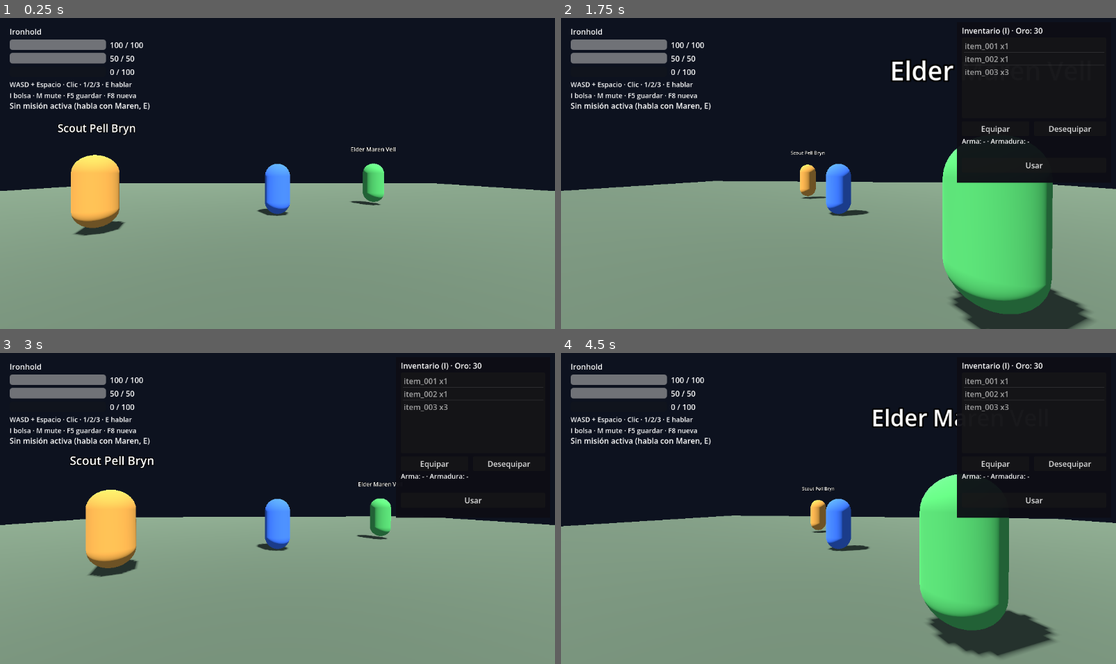
Above: before the commit, frames 1-4 (two rows, left to right).
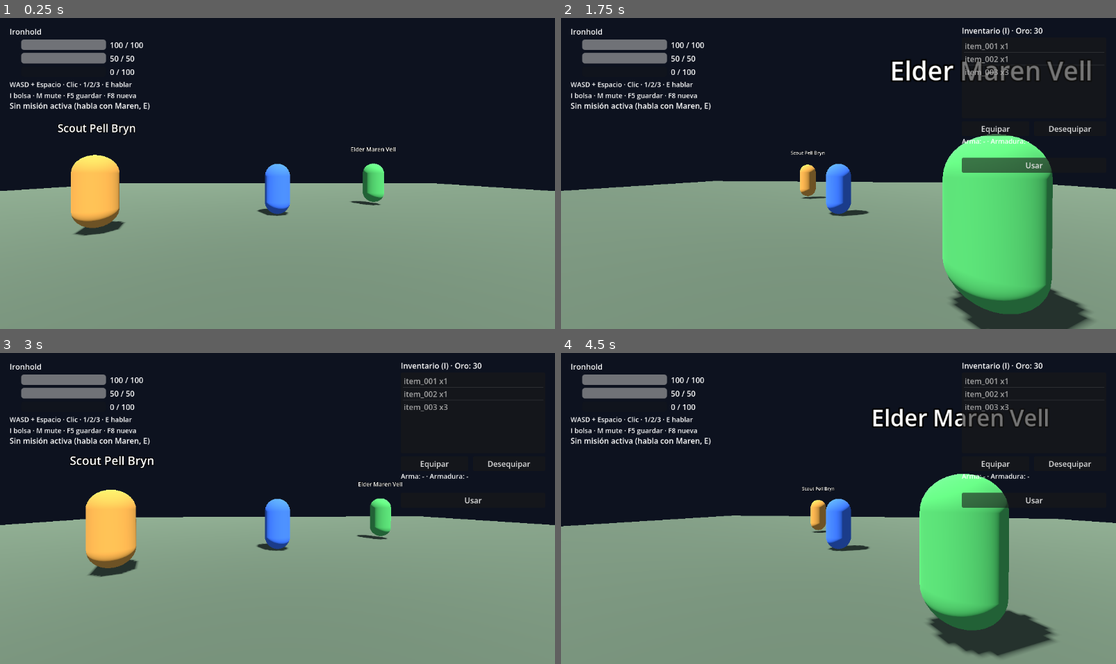
Above: after the commit, the same moments.

Repository: yojananyosef/flyff-reforged
Game: Godot game, scene res://scenes/main.tscn
Two runs of this game, one before a commit and one after it. Both use one fixed random seed, a clock stepped at 60 frames per second and the inputs below.
Inputs (mouse positions are in pixels of both pictures, inside the frame that each line leads up to):
- Up to frame 1 (0.25 s): no input
- Up to frame 2 (1.75 s): tap Enter at 0.5 s; move the mouse to (866, 170) at 0.52 s; hold W (move_forward) from 0.53 s (still down); tap M at 0.6 s; click (866, 170) at 0.67 s; tap Space (jump) at 0.77, 1.52 s; move the mouse to (810, 173) at 1.27 s; tap I at 1.35 s
- Up to frame 3 (3 s): move the mouse to (333, 440) at 2.02 s; release W (move_forward) at 2.03 s; hold D (move_right) 2.03-2.78 s; tap E at 2.1 s; move the mouse to (249, 570) at 2.77 s; hold W (move_forward) from 2.78 s (still down); tap 1 at 2.85 s; click (249, 570) at 2.92 s
- Up to frame 4 (4.5 s): tap Space (jump) at 3.02, 3.77 s; move the mouse to (1005, 555) at 3.52 s; release W (move_forward) at 3.53 s; hold A (move_left) from 3.53 s (still down); tap 2 at 3.6 s; move the mouse to (672, 461) at 4.27 s; tap 3 at 4.35 s

The runs differ from the first frame. In frame 1, 0.1% of the frame differs, in the area x 1-5%, y 6-15%; in frame 2, 3.0%, in the area x 1-96%, y 6-54%; in frame 3, 0.2%; in frame 4, 1.6%.

Commit message:
feat: texturas UI aethermere-uitex (skins ventana + orbes)

Diff:
--- a/godot_project/scenes/main.tscn
+++ b/godot_project/scenes/main.tscn
@@ -143,8 +143,16 @@
 offset_bottom = 30.0
 text = "Ironhold"
 
+[node name="HPOrb" type="TextureRect" parent="HUD/Panel"]
+offset_left = 8.0
+offset_top = 34.0
+offset_right = 28.0
+offset_bottom = 60.0
+expand_mode = 1
+stretch_mode = 5
+
 [node name="HPBar" type="ProgressBar" parent="HUD/Panel"]
-offset_left = 10.0
+offset_left = 34.0
 offset_top = 36.0
 offset_right = 210.0
 offset_bottom = 58.0
@@ -159,8 +167,16 @@
 offset_bottom = 58.0
 text = "100 / 100"
 
+[node name="MPOrb" type="TextureRect" parent="HUD/Panel"]
+offset_left = 8.0
+offset_top = 62.0
+offset_right = 28.0
+offset_bottom = 88.0
+expand_mode = 1
+stretch_mode = 5
+
 [node name="MPBar" type="ProgressBar" parent="HUD/Panel"]
-offset_left = 10.0
+offset_left = 34.0
 offset_top = 64.0
 offset_right = 210.0
 offset_bottom = 86.0
@@ -175,8 +191,16 @@
 offset_bottom = 86.0
 text = "50 / 50"
 
+[node name="EXPOrb" type="TextureRect" parent="HUD/Panel"]
+offset_left = 8.0
+offset_top = 90.0
+offset_right = 28.0
+offset_bottom = 116.0
+expand_mode = 1
+stretch_mode = 5
+
 [node name="EXPBar" type="ProgressBar" parent="HUD/Panel"]
-offset_left = 10.0
+offset_left = 34.0
 offset_top = 92.0
 offset_right = 210.0
 offset_bottom = 114.0
@@ -217,10 +241,13 @@
 offset_right = -10.0
 offset_bottom = 344.0
 
-[node name="Bg" type="ColorRect" parent="HUD/InventoryPanel"]
+[node name="Bg" type="NinePatchRect" parent="HUD/InventoryPanel"]
 anchor_right = 1.0
 anchor_bottom = 1.0
-color = Color(0.05, 0.05, 0.08, 0.95)
+patch_margin_left = 16.0
+patch_margin_top = 16.0
+patch_margin_right = 16.0
+patch_margin_bottom = 16.0
 
 [node name="Title" type="Label" parent="HUD/InventoryPanel"]
 offset_left = 10.0
@@ -280,10 +307,13 @@
 offset_right = 260.0
 offset_bottom = 140.0
 
-[node name="Bg" type="ColorRect" parent="DialogueLayer/Panel"]
+[node name="Bg" type="NinePatchRect" parent="DialogueLayer/Panel"]
 anchor_right = 1.0
 anchor_bottom = 1.0
-color = Color(0.05, 0.05, 0.08, 0.95)
+patch_margin_left = 14.0
+patch_margin_top = 14.0
+patch_margin_right = 14.0
+patch_margin_bottom = 14.0
 
 [node name="SpeakerLabel" type="Label" parent="DialogueLayer/Panel"]
 offset_left = 16.0
--- a/godot_project/scripts/dialogue_panel.gd
+++ b/godot_project/scripts/dialogue_panel.gd
@@ -8,6 +8,7 @@
 var current_node: String = ""
 
 @onready var panel: Control = $Panel
+@onready var bg: NinePatchRect = $Panel/Bg
 @onready var speaker_label: Label = $Panel/SpeakerLabel
 @onready var text_label: Label = $Panel/TextLabel
 @onready var options_box: VBoxContainer = $Panel/OptionsBox
@@ -18,6 +19,11 @@
 
 func _ready() -> void:
 	visible = false
+	var game_data = get_node_or_null("/root/GameData")
+	if game_data != null:
+		var skin = game_data.ui_texture("WndMessagebox.tga")
+		if skin != null:
+			bg.texture = skin
 	accept_button.pressed.connect(_on_accept)
 	trade_button.pressed.connect(_on_trade)
 	close_button.pressed.connect(close)
--- a/godot_project/scripts/game_data.gd
+++ b/godot_project/scripts/game_data.gd
@@ -66,6 +66,19 @@
 	return str(items.get(item_id, {}).get("name", item_id))
 
 
+static var _ui_warned := false
+
+func ui_texture(filename: String):
+	## Textura UI del cliente o null (repliegue elegante sin setup).
+	var path := "res://textures/ui/" + filename
+	if not FileAccess.file_exists(path):
+		if not _ui_warned:
+			_ui_warned = true
+			push_warning("[GameData] sin texturas UI: ejecuta setup_ui_textures.py")
+		return null
+	return load(path)
+
+
 func _candidate_paths(filename: String) -> Array[String]:
 	return ["res://../data/" + filename, "res://data/" + filename]
 
--- a/godot_project/scripts/hud.gd
+++ b/godot_project/scripts/hud.gd
@@ -29,7 +29,11 @@
 @onready var exp_label: Label = $Panel/EXPLabel
 @onready var zone_label: Label = $Panel/ZoneLabel
 @onready var quest_label: Label = $Panel/QuestLabel
+@onready var hp_orb: TextureRect = $Panel/HPOrb
+@onready var mp_orb: TextureRect = $Panel/MPOrb
+@onready var exp_orb: TextureRect = $Panel/EXPOrb
 @onready var inventory_panel: Control = $InventoryPanel
+@onready var inv_bg: NinePatchRect = $InventoryPanel/Bg
 @onready var inventory_list: ItemList = $InventoryPanel/InventoryList
 @onready var equip_button: Button = $InventoryPanel/EquipButton
 @onready var unequip_button: Button = $InventoryPanel/UnequipButton
@@ -45,6 +49,11 @@
 	inventory_panel.visible = false
 	_build_skill_bar(game_data)
 	_build_shop_panel()
+	if game_data != null:
+		_apply_skin(inv_bg, game_data.ui_texture("WndMessagebox.tga"))
+		_apply_icon(hp_orb, game_data.ui_texture("BarRed.tga"))
+		_apply_icon(mp_orb, game_data.ui_texture("BarSky.tga"))
+		_apply_icon(exp_orb, game_data.ui_texture("BarGreen.tga"))
 	_debug_label = Label.new()
 	_debug_label.name = "DebugLabel"
 	_debug_label.anchor_left = 1.0
@@ -193,6 +202,17 @@
 
 # --- Tienda ---
 
+func _apply_skin(rect: NinePatchRect, tex) -> void:
+	if tex != null:
+		rect.texture = tex
+
+
+func _apply_icon(icon: TextureRect, tex) -> void:
+	if tex != null:
+		icon.texture = tex
+	else:
+		icon.visible = false
+
 func is_shop_open() -> bool:
 	return shop_open
 
@@ -225,11 +245,17 @@
 	panel.visible = false
 	add_child(panel)
 	_shop_panel = panel
-	var bg := ColorRect.new()
-	bg.color = Color(0.06, 0.05, 0.03, 0.97)
+	var bg := NinePatchRect.new()
 	bg.anchor_right = 1.0
 	bg.anchor_bottom = 1.0
+	bg.patch_margin_left = 16.0
+	bg.patch_margin_top = 16.0
+	bg.patch_margin_right = 16.0
+	bg.patch_margin_bottom = 16.0
 	panel.add_child(bg)
+	var game_data := get_node_or_null("/root/GameData")
+	if game_data != null:
+		_apply_skin(bg, game_data.ui_texture("WndMessagebox.tga"))
 	_shop_gold = _shop_label(panel, "Oro: 0", 12, 8, 508, 30)
 	_shop_label(panel, "Comprar", 12, 34, 250, 54)
 	_shop_label(panel, "Vender (mitad)", 262, 34, 508, 54)
Not shown, changed: .gitignore
Not shown, added: openspec/changes/aethermere-uitex/design.md
Not shown, added: openspec/changes/aethermere-uitex/proposal.md
Not shown, added: openspec/changes/aethermere-uitex/specs/uitex/spec.md
Not shown, added: openspec/changes/aethermere-uitex/tasks.md
Not shown, added: scripts/parsers/setup_ui_textures.py
